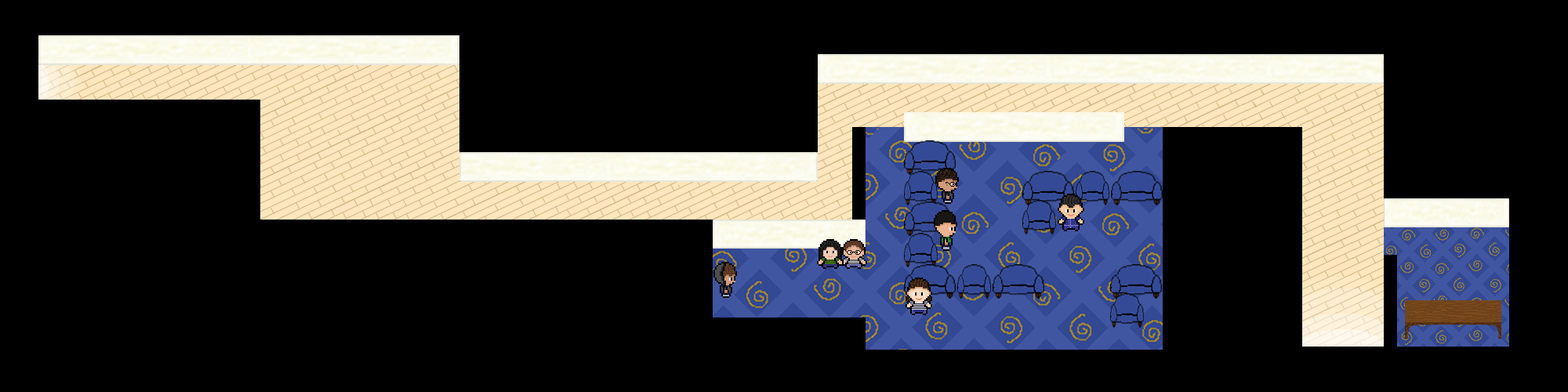
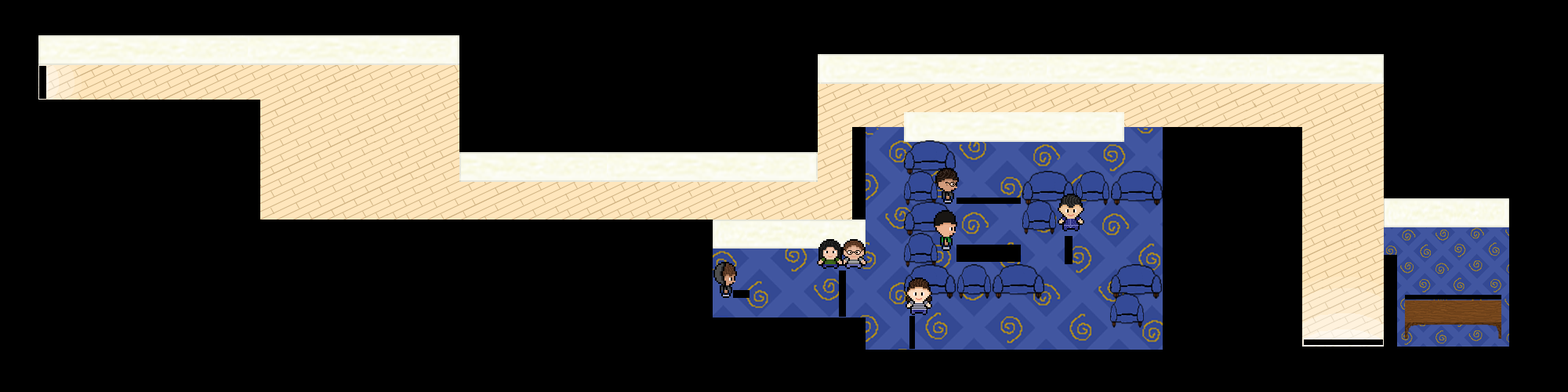
Layers edited between the first and the second 1568 × 392 image:
showed "LOADZONE" over [39, 65, 1502, 349]
painted on "MASK" over [733, 83, 1125, 298]
